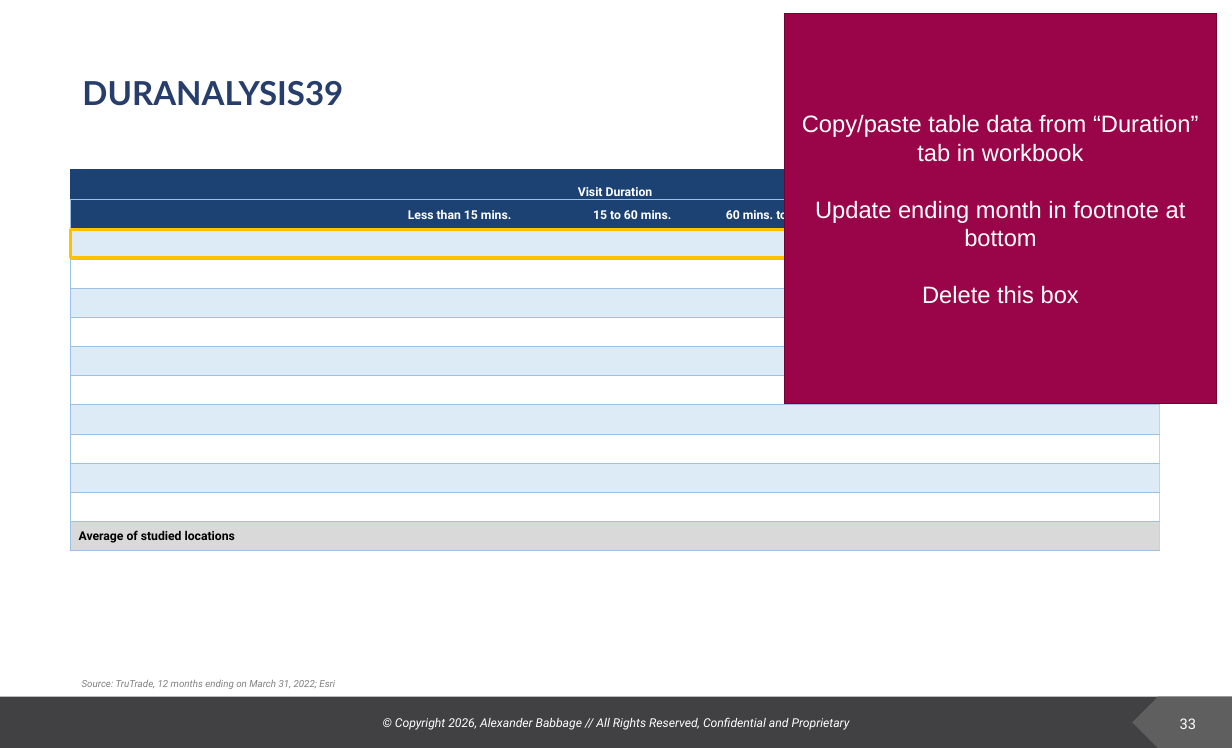
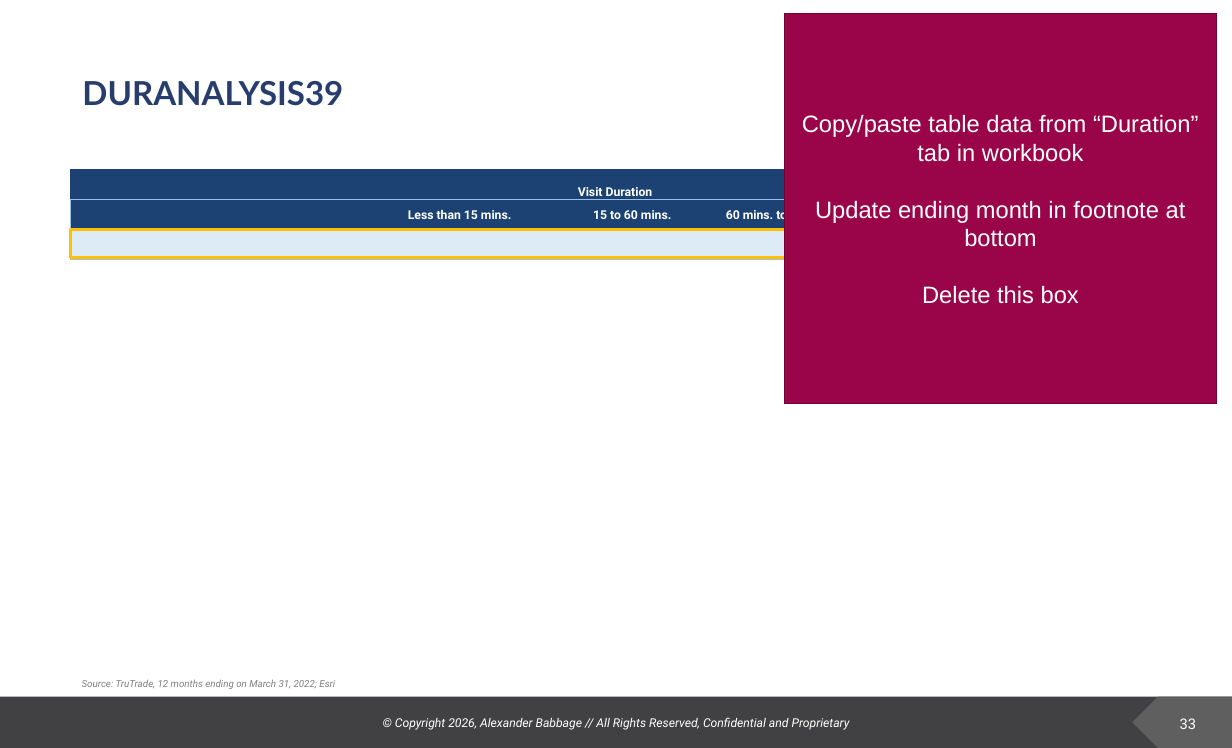
Before and after one commit to deeemdeeem/tt-report-automation, a slide deck: slide 33 of TT_report.pptx. Drawn at 1232x748 pixels with LibreOffice and Linux fonts; fonts in the diff are those of the drawing; background and template pictures are left out. Boxes give left, top, right and bottom in pixels: in the first picture for what was removed or moved away, otherwise in the second. Text is boxed around its words. In the diff, an @@ line names an element or a change of style, - is before the commit and + after.

```diff
--- a/TT_report.pptx
+++ b/TT_report.pptx
@@ table at (70, 169, 1161, 260) @@
-row 4:  |  |  |  |  | 
-row 5:  |  |  |  |  | 
-row 6:  |  |  |  |  | 
-row 7:  |  |  |  |  | 
-row 8:  |  |  |  |  | 
-row 9:  |  |  |  |  | 
-row 10:  |  |  |  |  | 
-row 11:  |  |  |  |  | 
-row 12:  |  |  |  |  | 
-row 13: Average of studied locations |  |  |  |  | 
```
Also in this commit, not shown: 6 other slides changed, 1 other file.
